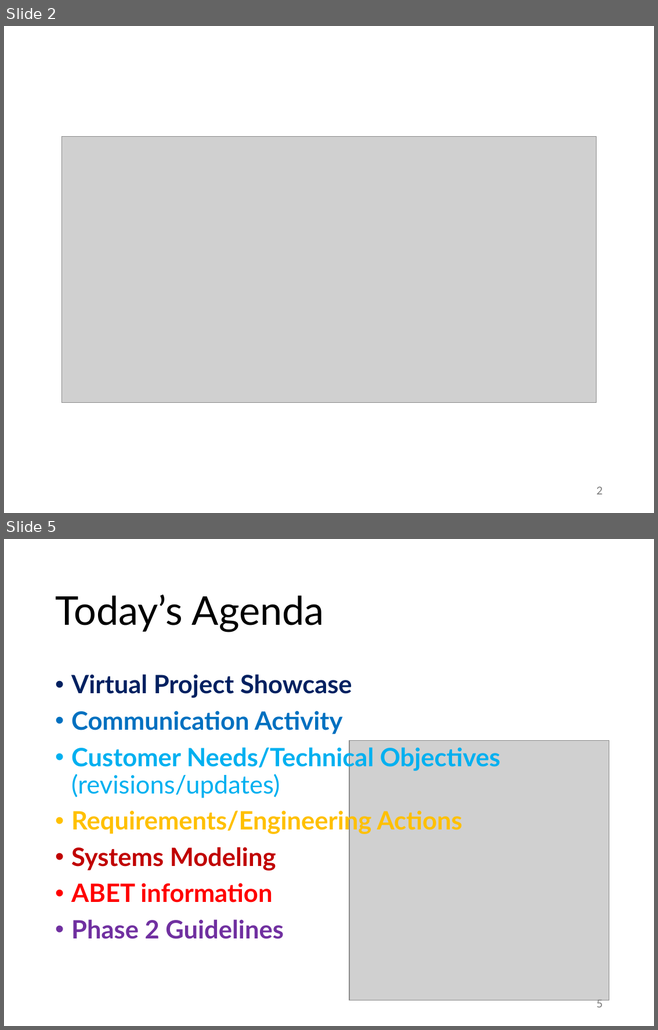
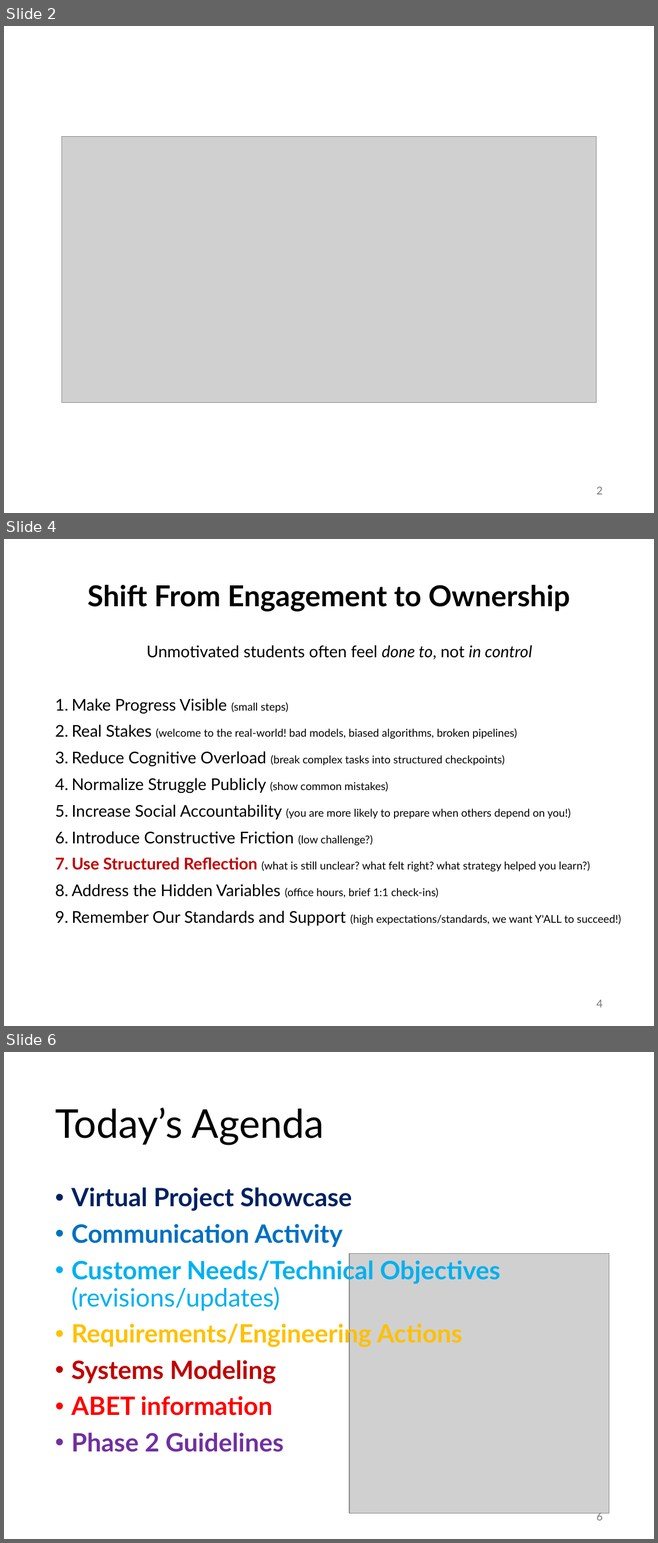
Before and after one commit to abuabara/abuabara.github.io, a slide deck: DAEN460S26/week6.pptx. Shown one above the other, each under a label of ours: slides 2 and 5 before the commit, slides 2, 4 and 6 after it; the slides between them are not shown. The pictures are 658x1030 and 658x1543 pixels, drawn with LibreOffice and Linux fonts; fonts in the diff are those of the drawing; grey boxes stand for pictures. Boxes give left, top, right and bottom in pixels: in the first picture for what was removed or moved away, otherwise in the second. Text is boxed around its words. In the diff, an @@ line names an element or a change of style, - is before the commit and + after.

```diff
--- a/DAEN460S26/week6.pptx
+++ b/DAEN460S26/week6.pptx
@@ slide 4 added at (4, 539, 654, 1026), background #FFFFFF @@
@@ title added at (88, 585, 570, 611), 32 pt, text #000000, bold @@
+Shift From Engagement to Ownership
@@ text added at (72, 645, 621, 926), 12 pt, text #000000 @@
+Unmotivated students often feel done to, not in control
+1. Make Progress Visible (small steps)
+2. Real Stakes (welcome to the real-world! bad models, biased algorithms, broken pipelines)
+3. Reduce Cognitive Overload (break complex tasks into structured checkpoints)
+4. Normalize Struggle Publicly (show common mistakes)
+5. Increase Social Accountability (you are more likely to prepare when others depend on you!)
+6. Introduce Constructive Friction (low challenge?)
+7. Use Structured Reflection (what is still unclear? what felt right? what strategy helped you learn?)
+8. Address the Hidden Variables (office hours, brief 1:1 check-ins)
+9. Remember Our Standards and Support (high expectations/standards, we want Y'ALL to succeed!)
@@ page number added at (596, 1000, 603, 1008), 12 pt, text #797979 @@
+4
@@ what was slide 5 is now slide 6 @@
@@ page number at (596, 1513, 603, 1521): text changed @@
-5
+6
```
Also in this commit, not shown: 8 slides changed, 1 other slide added, 1 slide removed, 1 other file.
